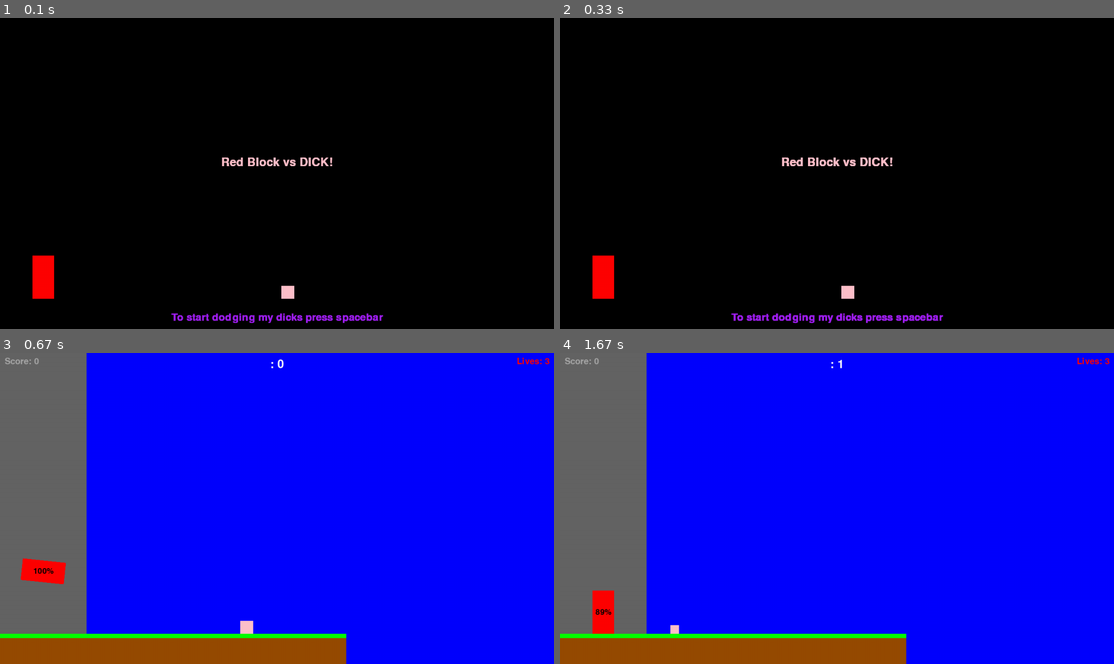
Above: before the commit, frames 1-4 (two rows, left to right).
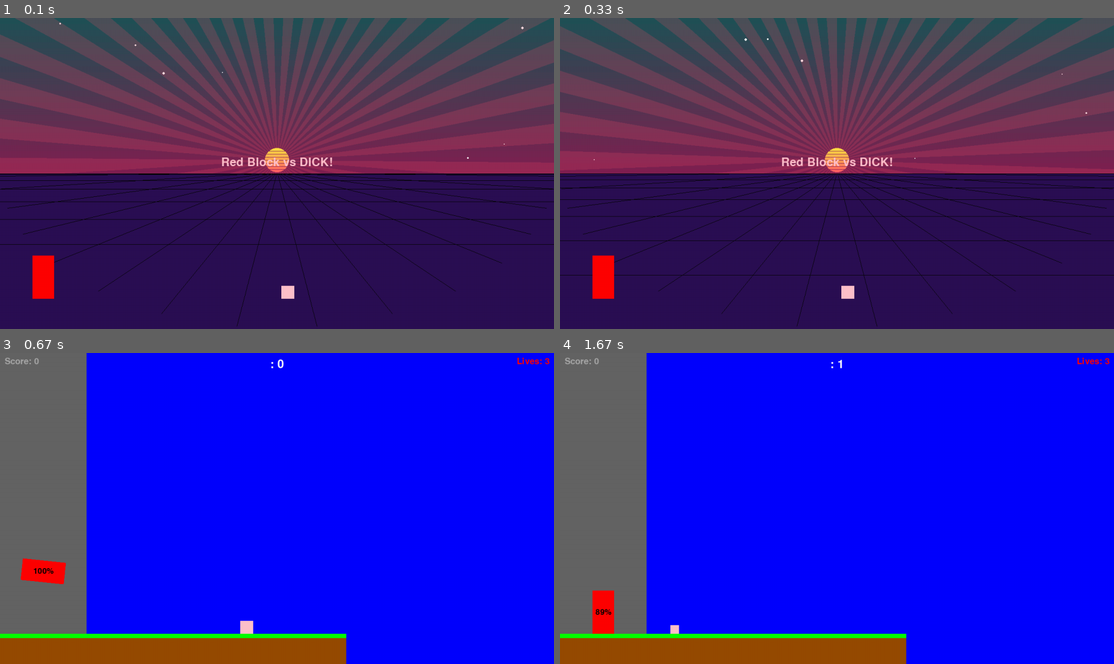
Above: after the commit, the same moments.

Repository: okekekey/redblock_vs_Dick
Game: pygame game, started from game.py
Two runs of this game, one before a commit and one after it. Both use one fixed random seed, a clock stepped at 60 frames per second and the inputs below.
Inputs (mouse positions are in pixels of both pictures, inside the frame that each line leads up to):
- Up to frame 1 (0.1 s): no input
- Up to frame 2 (0.33 s): no input
- Up to frame 3 (0.67 s): tap Space at 0.33 s
- Up to frame 4 (1.67 s): press the mouse at (798, 626) at 0.7 s; move the mouse to (720, 611) at 0.8 s; release the mouse at (643, 598) at 0.93 s; tap Enter at 1 s; press the mouse at (709, 629) at 1.37 s; move the mouse to (764, 626) at 1.47 s; release the mouse at (825, 620) at 1.6 s

The runs differ from the first frame. In frame 1, 99% of the frame differs, in the area x 0-100%, y 0-100%; in frame 2, 99%; in frame 3, nothing differs; in frame 4, nothing differs.

Commit message:
Done with the class Background

Diff:
--- a/background.py
+++ b/background.py
@@ -1,170 +1,184 @@
 #https://ddorn.gitlab.io/post/2021-04-01-creating-a-retro-sunset-with-pygame/
+
 import pygame
 import pygame.gfxdraw
+import random
 
-from math import *
+from math import cos, sin, pi
 
 from settings import Settings
 
-pygame.init()
-settings = Settings()
-#SIZE = (640, 360)
-W = settings.screen_width
-H = settings.screen_height
-SIZE = (W, H)
+class Background():
+    """A class to draw background and UI elements"""
 
-# colors for gradients
-SUN_TOP = pygame.Color(255, 218, 69)
-SUN_BOTTOM = pygame.Color(255, 79, 105)
-SKY_TOP = pygame.Color(73, 231, 236)
-SKY_BOTTOM = pygame.Color(171, 31, 101)
-LINES = pygame.Color(255, 79, 105)
-BG_COLOR = pygame.Color(43, 15, 84)
+    def __init__(self, settings, screen) -> None:
+        """Initialize all elements of background"""
+        #self.settings = settings
+        self.screen = screen
 
-# band height for sun and sky
-BAND_HEIGHT = 3
-band_height_sky = W // 100
-# sun center
-INFINITY = pygame.Vector2(W / 2, H * 0.46 // BAND_HEIGHT * BAND_HEIGHT)
+        # screen size
+        self.screen_width = settings.screen_width
+        self.screen_height = settings.screen_height
+
+        # colors for gradient effects
+        self.sun_top_color = pygame.Color(255, 218, 69)
+        self.sun_bottom_color = pygame.Color(255, 79, 105)
+        self.sky_top_color = pygame.Color(33, 81, 86)
+        self.sky_bottom_color = pygame.Color(131, 31, 81)
+        self.starry_sky_stars = pygame.Color(255, 255, 255)
+        self.lines_color = pygame.Color(5, 5, 5) #try black
+        self.bg_color = pygame.Color(43, 15, 84)
+
+        # sun settings
+        self.sun_band_height = 7
+        self.sun_radius = self.screen_height // 25
+        self.sun_center = pygame.Vector2(self.screen_width / 2,
+                                         self.screen_height * 0.46 // self.sun_band_height * self.sun_band_height) # idk why so complcted
+
+        # sky settings
+        self.sky_band_height = self.screen_height // 50
+        self.stars_number = self.screen_height // 100
+
+        # line settings
+        self.vertical_lines_center = self.sun_center.copy()
+        self.vertical_lines_center[1] = self.sun_center[1] + self.sun_radius
 
 
-def chrange(x, input_range, output_range):
-    """Map the interval input_range to output_range."""
-    # Linarly map to [0, 1]
-    normalised = (x - input_range[0]) / (input_range[1] - input_range[0])
-    # And back to the output range.
-    return normalised * (output_range[1] - output_range[0]) + output_range[0]
+    def draw(self, time):
+        """Draw each part of the scene on the display."""
+        self.draw_sky()
+        self.draw_starry_sky()
+        self.draw_sunrays(time)
+        self.draw_sun()
+        self.draw_vertical_lines()
+        self.draw_horizontal_lines(time)
 
 
-def from_polar(radius, angle):
-    """Convert polar coordinate with the angle in degrees to a pygame vector."""
-    v = pygame.Vector2()
-    v.from_polar((radius, angle))
-    return v
+    def draw_sky(self):
+        """Draw the sky gradient band by band."""
+        top = self.sky_top_color
+        bottom = self.sky_bottom_color
+
+        for band in range(0, self.screen_height // 2,
+                           self.sky_band_height):
+            #For each band, calculates an intermediate color by linearly interpolating (lerp) between the top and bottom colors
+            color = top.lerp(bottom, band / self.screen_height * 2)
+            self.screen.fill(color,
+                        (0, band, self.screen_width, self.sky_band_height))
 
 
-def draw(display, time):
-    """Draw each part of the scene on the display."""
-    draw_sky(display)
-    #draw_sunrays(display, time)
-    draw_sun(display)
-    #draw_vertical_lines(display)
-    #draw_horizontal_lines(display, time)
+    def draw_starry_sky(self):
+        """Draw the starry sky """
+
+        # Generate random stars
+        stars = [(random.randint(0, self.screen_width), random.randint(0, self.screen_height//2)) for star in range(self.stars_number)]
+        # stars = []
+        # for star in range(self.stars_number):
+        #     star = (random.randint(0, self.screen_width), random.randint(0, self.screen_height//2))
+        #     stars.append(star)
+
+        for star in stars:
+            pygame.draw.circle(self.screen, self.starry_sky_stars, star, random.randint(1,3))  # Small white dots for stars
 
 
-def draw_sky(display, top=SKY_TOP, bottom=SKY_BOTTOM):
-    """Draw the sky gradient in band by band."""
+    def draw_sun(self):
+        """Draw a sun with a gradient and some stripes."""
+        top = self.sun_top_color
+        bottom = self.sun_bottom_color
+        # We add one to make sure the borders of the sun are not cropped
+        size = self.sun_radius * 2 + 1, self.sun_radius * 2 + 1
+        # The gradient is an offscreen surface,
+        # as we need to modify it before we blit it
+        gradient = pygame.Surface(size)
 
-    for band in range(0, H // 2, band_height_sky):
-        #For each band, calculates an intermediate color by linearly interpolating (lerp) between the top and bottom colors
-        color = top.lerp(bottom, band / H * 2)
-        print(band / H * 2)
-        display.fill(color, (0, band, W, band_height_sky))
+        # Drawing the gradient
+        for band in range(0, size[1], self.sun_band_height):
+            color = top.lerp(bottom, band / size[1])
+            gradient.fill(color, (0, band, size[1], self.sun_band_height))
+
+        # Drawing the shape of the sun on an other surface.
+        mask = pygame.Surface(size)
+        # Defining the shape of the sun, a white circle
+        pygame.draw.circle(mask, "white", (self.sun_radius, self.sun_radius), self.sun_radius)
+
+        # Removing bands = drawing in black
+        for band in range(self.sun_band_height, size[1], self.sun_band_height):
+            pygame.gfxdraw.hline(mask, 0, size[1], band, (0, 0, 0))
+
+        gradient.blit(mask, (0, 0), special_flags=pygame.BLEND_MULT)
+        gradient.set_colorkey((0, 0, 0))
+
+        self.screen.blit(gradient, gradient.get_rect(center=self.sun_center))
 
 
-def draw_sun(display, radius=54, top=SUN_TOP, bottom=SUN_BOTTOM):
-    """Draw a sun with a gradient and some stripes."""
-
-    # We add one to make sure the borders of the sun are not cropped
-    size = radius * 2 + 1, radius * 2 + 1
-    # The gradient is an offscreen surface,
-    # as we need to modify it before we blit it
-    gradient = pygame.Surface(size)
-
-    # Drawing the gradient
-    for y in range(0, size[1], BAND_HEIGHT):
-        color = top.lerp(bottom, y / size[1])
-        gradient.fill(color, (0, y, size[1], BAND_HEIGHT))
-
-    # Drawing the shape of the sun on an other surface.
-    mask = pygame.Surface(size)
-    # Defining the shape of the sun, a white circle
-    pygame.draw.circle(mask, "white", (radius, radius), radius)
-
-    # Removing bands = drawing in black
-    for y in range(BAND_HEIGHT, size[1], BAND_HEIGHT):
-        pygame.gfxdraw.hline(mask, 0, size[1], y, (0, 0, 0))
-
-    gradient.blit(mask, (0, 0), special_flags=pygame.BLEND_MULT)
-    gradient.set_colorkey((0, 0, 0))
-
-    display.blit(gradient, gradient.get_rect(center=INFINITY))
+    def chrange(self, x, input_range, output_range):
+        """Map the interval input_range to output_range."""
+        # Linarly map to [0, 1]
+        normalised = (x - input_range[0]) / (input_range[1] - input_range[0])
+        # And back to the output range.
+        return normalised * (output_range[1] - output_range[0]) + output_range[0]
 
 
-def draw_vertical_lines(display):
-    """Draw vertical lines converging to the sun."""
+    def draw_vertical_lines(self):
+        """Draw vertical lines converging to the sun."""
 
-    # Erase the lower part
-    second_half = pygame.Rect(0, H / 2, W, H / 2)
-    display.fill(BG_COLOR, second_half)
+        # Erase the lower part
+        second_half = pygame.Rect(0, self.screen_height / 2, self.screen_width, self.screen_height / 2)
+        self.screen.fill(self.bg_color, second_half)
 
-    # Vertical lines
-    n_lines = 17
-    for n in range(n_lines):
-        n = chrange(n, (0, n_lines - 1), (-pi / 2, pi / 2))
-        angle = chrange(sin(n), (-1, 1), (0, pi))
+        # Vertical lines
+        lines_number = 18
+        for line in range(lines_number):
+            line = self.chrange(line, (0, lines_number - 1), (-pi / 2, pi / 2))
+            angle = self.chrange(sin(line), (-1, 1), (0, pi))
 
-        x = INFINITY[0] + 1000 * cos(angle)
-        y = INFINITY[1] + 1000 * sin(angle)
+            #line length and center
+            x_length = self.vertical_lines_center[0] + (self.screen_width / 2) * cos(angle)
+            y_length = self.vertical_lines_center[1] + (self.screen_height / 2) * sin(angle)
 
-        segment = second_half.clipline(x, y, *INFINITY)
-        if segment:
-            pygame.draw.line(display, LINES, *segment)
+            segment = second_half.clipline(x_length, y_length, *self.vertical_lines_center)
+            if segment:
+                pygame.draw.line(self.screen, self.lines_color, *segment)
 
 
-def draw_horizontal_lines(display, time):
-    """Draw moving horizontal lines for the ground."""
+    def draw_horizontal_lines(self, time):
+        """Draw moving horizontal lines for the ground."""
 
-    anim_h = H - INFINITY[1]
-    prop = 3 / 4
-    dy = -time % (anim_h * (1 - prop))
+        travel_distance = self.screen_height / 2.6
+        frequency = 0.7 # [0 - 0.99]
+        speed = 0.01 # [0.01-1000] fast - static
+        dy = -time / speed % (travel_distance * (1 - frequency))
 
-    for n in range(100):
-        y = INFINITY[1] + (anim_h - dy) * (prop ** n)
-        if y < H / 2:
-            break
-        pygame.gfxdraw.hline(display, 0, W, round(y), LINES)
-    pygame.gfxdraw.hline(display, 0, W, H // 2, LINES)
+        for n in range(50):
+            y = self.sun_center[1] + (travel_distance - dy) * (frequency ** n)
+            if y < self.screen_height / 2:
+                break
+            pygame.gfxdraw.hline(self.screen, 0, self.screen_width, round(y),
+                                  self.lines_color)
+        pygame.gfxdraw.hline(self.screen, 0, self.screen_width,
+                             self.screen_height // 2, self.lines_color)
 
 
-def draw_sunrays(display, time):
-    """Draw rotating rays originating at the sun's center."""
-
-    span = 5
-    for angle in range(0, 360, span * 2):
-        angle += time / 7
-
-        p1 = INFINITY + from_polar(1000, angle)
-        p2 = INFINITY + from_polar(1000, angle + span)
-        points = [INFINITY, p1, p2]
-
-        color = pygame.Color(SUN_BOTTOM)
-        color.a = 50
-
-        pygame.gfxdraw.filled_polygon(display, points, color)
+    def from_polar(self, radius, angle):
+        """Convert polar coordinate with the angle in degrees to a pygame vector."""
+        vector = pygame.Vector2()
+        vector.from_polar((radius, angle))
+        return vector
 
 
-def main():
-    """The main loop."""
+    def draw_sunrays(self, time):
+        """Draw rotating rays originating at the sun's center."""
 
-    display = pygame.display.set_mode(SIZE, pygame.SCALED | pygame.RESIZABLE)
-    clock = pygame.time.Clock()
-    frame = 0
+        ray_width = 4
+        for angle in range(0, 360, ray_width * 2):
+            angle += time / 10
 
-    while True:
-        for event in pygame.event.get():
-            if event.type == pygame.QUIT:
-                return
-            elif event.type == pygame.KEYDOWN:
-                if event.key in (pygame.K_q, pygame.K_ESCAPE):
-                    return
+            p1 = self.sun_center + self.from_polar(self.screen_width/1.5, angle)
+            p2 = self.sun_center + self.from_polar(self.screen_width/1.5, angle + ray_width)
+            points = [self.sun_center, p1, p2]
 
-        draw(display, frame)
-        pygame.display.update()
-        clock.tick(60)
-        frame += 1
-        print(frame)
+            color = pygame.Color(self.sun_bottom_color)
+            #transparency
+            color.a = 50
 
-
-if __name__ == "__main__":
-    main()
+            pygame.gfxdraw.filled_polygon(self.screen, points, color)
--- a/game.py
+++ b/game.py
@@ -6,25 +6,25 @@
 
 from settings import Settings
 from player import Player
+from background import Background
 
 #initialize pygame
 pygame.init()
 
-
 settings = Settings()
+time = 0
 
 # Display/Screen surface
 screen = pygame.display.set_mode((settings.screen_width, settings.screen_height))
 screen_rect = screen.get_rect()
 pygame.display.set_caption('red block vs Dick.exe')
 
-# Creating an instance of a player
+# Creating instances
 player1 = Player(settings, screen)
-
+background = Background(settings, screen)
 
 
 clock = pygame.time.Clock()
-
 
 
 #ground surface and its rect
@@ -143,6 +143,7 @@
 start_point = player_rect.midright
 end_point = pygame.mouse.get_pos()
 
+
 while True:
 
     """draw all our elements """
@@ -170,11 +171,14 @@
             elif event.key == pygame.K_SPACE and player_rect.bottom == ground_rect.top and dck_rect.left != screen_rect.right:
                 player_gravity = -15
 
+            elif event.key in (pygame.K_q, pygame.K_ESCAPE):
+                sys.exit()
+
 
         if event.type == pygame.QUIT:
             #oposite to pygame.init(), and it will be throwing a mistake if there is code after
             #to avoid this error need to import sys module and call exit method
-            pygame.quit()
+            #pygame.quit()
             sys.exit()
 
     if game_active_flag:
@@ -319,7 +323,7 @@
         #checking if mouse colides with dck_rect (after adding get_pressed it started to work slow)
         if event.type == pygame.MOUSEMOTION:
             mouse_button = pygame.mouse.get_pressed()
-        if mouse_button[0] and dck_rect.collidepoint(event.pos) and not overheat:
+        if mouse_button[0] and dck_rect.collidepoint(mouse_pos) and not overheat:
             dck_size = 20
             #store the x coordinat of dck
             x = dck_rect.x
@@ -401,6 +405,8 @@
         screen.blit(text_start, text_start_rect)
         if game_time == 0:
 
+            background.draw(time)
+
             #draw game name
             screen.blit(text_game, text_game_rect)
             #drawing dck on the start screen
@@ -411,7 +417,11 @@
             screen.blit(player, player_rect)
 
             #screen.blit(player1.image, player1.rect)
+
             player1.blitme()
+            #print(background.time)
+
+    time += 1
 
 
 
--- a/tempCodeRunnerFile.py
+++ b/tempCodeRunnerFile.py
@@ -1 +1,173 @@
-pygame.SRCALPHA
+#https://ddorn.gitlab.io/post/2021-04-01-creating-a-retro-sunset-with-pygame/
+import pygame
+import pygame.gfxdraw
+
+from math import *
+
+from settings import Settings
+
+pygame.init()
+
+
+settings = Settings()
+#SIZE = (640, 360)
+W = settings.screen_width
+H = settings.screen_height
+SIZE = (W, H)
+
+# colors for gradients
+SUN_TOP = pygame.Color(255, 218, 69)
+SUN_BOTTOM = pygame.Color(255, 79, 105)
+SKY_TOP = pygame.Color(73, 231, 236)
+SKY_BOTTOM = pygame.Color(171, 31, 101)
+LINES = pygame.Color('Black')
+BG_COLOR = pygame.Color(43, 15, 84)
+
+# band height for sun and sky
+BAND_HEIGHT = 10
+band_height_sky = H // 50
+# sun center
+INFINITY = pygame.Vector2(W / 2, H * 0.46 // BAND_HEIGHT * BAND_HEIGHT)
+
+
+def chrange(x, input_range, output_range):
+    """Map the interval input_range to output_range."""
+    # Linarly map to [0, 1]
+    normalised = (x - input_range[0]) / (input_range[1] - input_range[0])
+    # And back to the output range.
+    return normalised * (output_range[1] - output_range[0]) + output_range[0]
+
+
+def from_polar(radius, angle):
+    """Convert polar coordinate with the angle in degrees to a pygame vector."""
+    v = pygame.Vector2()
+    v.from_polar((radius, angle))
+    return v
+
+
+def draw(display, time):
+    """Draw each part of the scene on the display."""
+    draw_sky(display)
+    draw_sunrays(display, time)
+    draw_sun(display)
+    draw_vertical_lines(display)
+    draw_horizontal_lines(display, time)
+
+
+def draw_sky(display, top=SKY_TOP, bottom=SKY_BOTTOM):
+    """Draw the sky gradient in band by band."""
+
+    for band in range(0, H // 2, band_height_sky):
+        #For each band, calculates an intermediate color by linearly interpolating (lerp) between the top and bottom colors
+        color = top.lerp(bottom, band / H * 2)
+        #print(band / H * 2)
+        display.fill(color, (0, band, W, band_height_sky))
+
+
+def draw_sun(display, radius=54, top=SUN_TOP, bottom=SUN_BOTTOM):
+    """Draw a sun with a gradient and some stripes."""
+
+    # We add one to make sure the borders of the sun are not cropped
+    size = radius * 2 + 1, radius * 2 + 1
+    #print(radius * 2 + 1)
+    # The gradient is an offscreen surface,
+    # as we need to modify it before we blit it
+    gradient = pygame.Surface(size)
+
+    # Drawing the gradient
+    for y in range(0, size[1], BAND_HEIGHT):
+        color = top.lerp(bottom, y / size[1])
+        gradient.fill(color, (0, y, size[1], BAND_HEIGHT))
+
+    # Drawing the shape of the sun on an other surface.
+    mask = pygame.Surface(size)
+    # Defining the shape of the sun, a white circle
+    pygame.draw.circle(mask, "white", (radius, radius), radius)
+
+    # Removing bands = drawing in black
+    for y in range(BAND_HEIGHT, size[1], BAND_HEIGHT):
+        pygame.gfxdraw.hline(mask, 0, size[1], y, (0, 0, 0))
+
+    gradient.blit(mask, (0, 0), special_flags=pygame.BLEND_MULT)
+    gradient.set_colorkey((0, 0, 0))
+
+    display.blit(gradient, gradient.get_rect(center=INFINITY))
+
+
+def draw_vertical_lines(display):
+    """Draw vertical lines converging to the sun."""
+
+    # Erase the lower part
+    second_half = pygame.Rect(0, H / 2, W, H / 2)
+    display.fill(BG_COLOR, second_half)
+
+    # Vertical lines
+    n_lines = 10
+    for n in range(n_lines):
+        n = chrange(n, (0, n_lines - 1), (-pi / 2, pi / 2))
+        angle = chrange(sin(n), (-1, 1), (0, pi))
+
+        x = INFINITY[0] + 1000 * cos(angle)
+        y = INFINITY[1] + 1000 * sin(angle)
+
+        segment = second_half.clipline(x, y, *INFINITY)
+        if segment:
+            pygame.draw.line(display, LINES, *segment)
+
+
+def draw_horizontal_lines(display, time):
+    """Draw moving horizontal lines for the ground."""
+
+    anim_h = H - INFINITY[1]
+    prop = 3 / 4
+    dy = -time % (anim_h * (1 - prop))
+
+    for n in range(100):
+        y = INFINITY[1] + (anim_h - dy) * (prop ** n)
+        if y < H / 2:
+            break
+        pygame.gfxdraw.hline(display, 0, W, round(y), LINES)
+    pygame.gfxdraw.hline(display, 0, W, H // 2, LINES)
+
+
+def draw_sunrays(display, time):
+    """Draw rotating rays originating at the sun's center."""
+
+    span = 5
+    for angle in range(0, 360, span * 2):
+        angle += time / 7
+
+        p1 = INFINITY + from_polar(1000, angle)
+        p2 = INFINITY + from_polar(1000, angle + span)
+        points = [INFINITY, p1, p2]
+
+        color = pygame.Color(SUN_BOTTOM)
+        color.a = 50
+
+        pygame.gfxdraw.filled_polygon(display, points, color)
+
+
+def main():
+    """The main loop."""
+
+    display = pygame.display.set_mode(SIZE, pygame.SCALED | pygame.RESIZABLE)
+    clock = pygame.time.Clock()
+    frame = 0
+
+    while True:
+        for event in pygame.event.get():
+            if event.type == pygame.QUIT:
+                return
+            elif event.type == pygame.KEYDOWN:
+                if event.key in (pygame.K_q, pygame.K_ESCAPE):
+                    return
+
+        draw(display, frame)
+        pygame.display.update()
+        clock.tick(60)
+        frame += 1
+        print(INFINITY)
+
+
+if __name__ == "__main__":
+    main()
